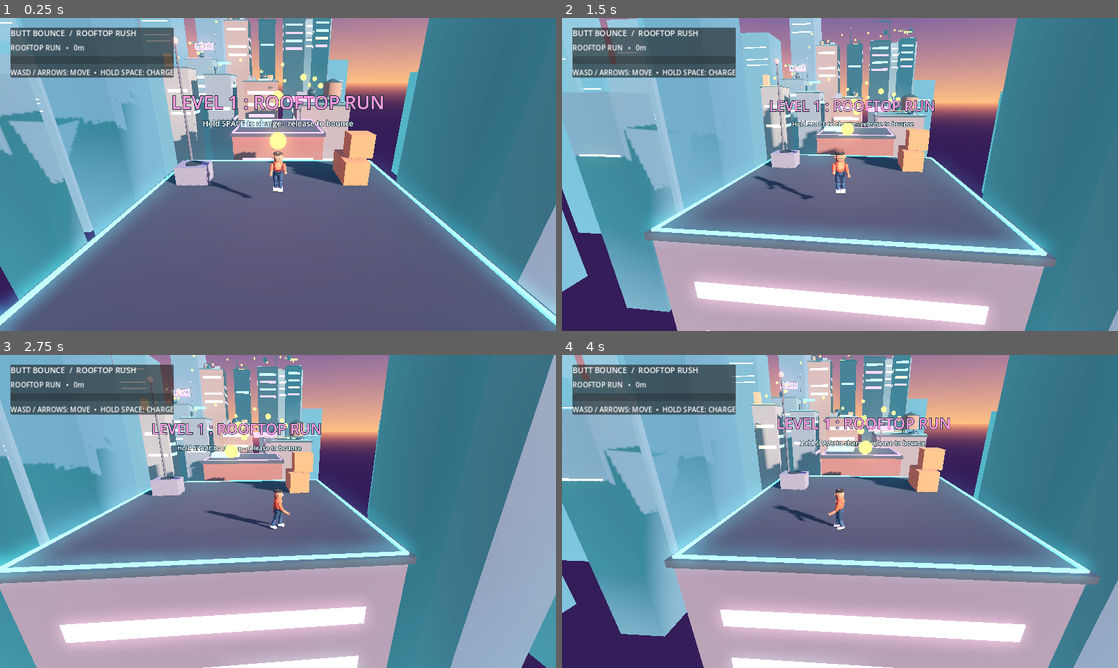
Above: before the commit, frames 1-4 (two rows, left to right).
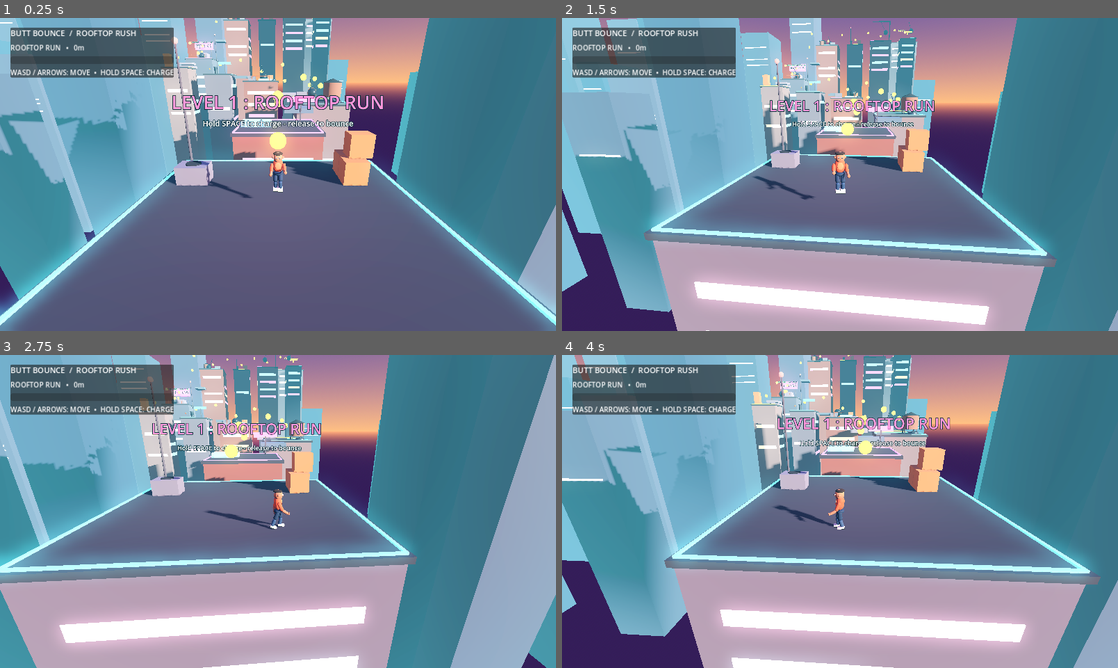
Above: after the commit, the same moments.

Repository: wahwaeknoor-2008/Butt-Bounce
Game: Godot game, scene res://scenes/rooftop_rush.tscn
Same seed, same stepped clock (60 frames per second), same inputs: the game is played once before the commit and once after it.
Inputs:
- Up to frame 1 (0.25 s): no input
- Up to frame 2 (1.5 s): tap Enter at 0.5 s; hold D 0.53-1.28 s; tap R at 0.6, 1.35 s; tap Space at 0.77 s; hold S from 1.28 s (still down)
- Up to frame 3 (2.75 s): tap Space at 1.52 s; release S at 2.03 s; hold D from 2.03 s (still down); tap R at 2.1 s
- Up to frame 4 (4 s): release D at 2.78 s; hold W 2.78-3.53 s; tap R at 2.85, 3.6 s; tap Space at 3.02, 3.77 s; hold A from 3.53 s (still down)

The runs differ from the first frame. In frame 1, 0.3% of the frame differs, in the area x 20-57%, y 1-33%; in frame 2, 0.2%; in frame 3, 0.2%; in frame 4, 0.3%, in the area x 25-60%, y 0-32%.
Error before the commit: Parse Error: Identifier "_home_visible" not declared in the current scope. (res://scripts/platform.gd:63)

Commit message:
Fix crumble platform state and trigger handling

Diff:
--- a/scripts/platform.gd
+++ b/scripts/platform.gd
@@ -10,6 +10,7 @@
 var _origin: Vector3
 var _time := 0.0
 var _crumble_timer := -1.0
+var _home_visible := true
 var _spring_cooldown := 0.0
 
 
